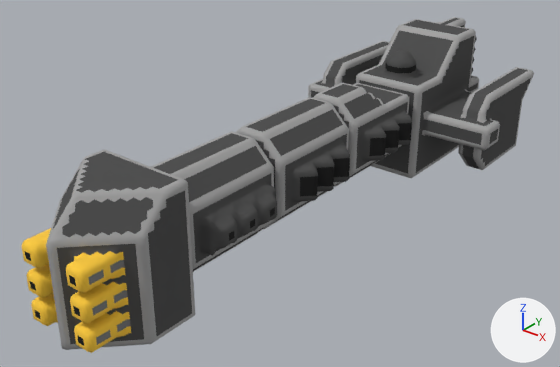
The OBJ model src/jsMain/resources/meshes/mechyrdia-5-tyla-class.obj, before and after one commit.
Both versions are drawn from a 50 mm camera at (65.6, -89.3, 59.3) aimed at (-2.1, -4.6, 6.8). Lighting does not change. The marker at lower right points along +X, +Y and +Z. Where no turn or scale is listed for an object, it has been applied to the vertices.

Objects in the first picture: 'mechyrdia-5-tyla-class'.
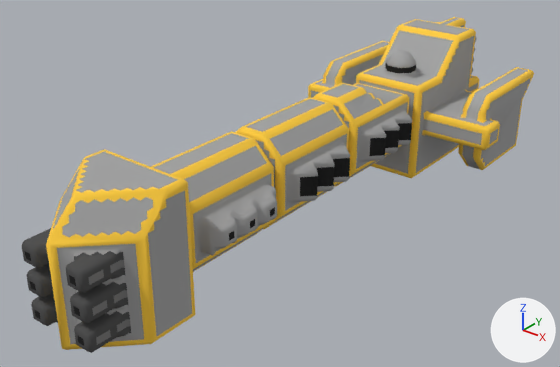
What differs and where, as boxes [x1, y1, x2, y2] in the pictures (560 x 367 px):
part 1 of me_mechyrdia_5_tyla_class, deleted
    before: [22, 17, 534, 352]
part 2 of me_mechyrdia_5_tyla_class, surface changed
    both: [22, 64, 495, 353]

Patch to the scene script:
```diff
--- a/src/jsMain/resources/meshes/mechyrdia-5-tyla-class.obj.py
+++ b/src/jsMain/resources/meshes/mechyrdia-5-tyla-class.obj.py
@@ me_mechyrdia_5_tyla_class @@
 # used by ob_mechyrdia_5_tyla_class; location = (0.0, 0.0, 0.0)
-me_mechyrdia_5_tyla_class.from_pydata(...)  # 14486 vertices, 28968 faces; spans x -18.5..18.5, y -48.0..48.0, z 0.0..23.0
+me_mechyrdia_5_tyla_class.from_pydata(...)  # 2666 vertices, 4912 faces; spans x -18.5..18.5, y -48.0..48.0, z 0.0..23.0
+# me_mechyrdia_5_tyla_class part 1: 11820 vertices removed from x -18.5..18.5, y -48.0..48.0, z 0.0..23.0
+# me_mechyrdia_5_tyla_class part 2: 1043 kept faces spanning x -18.5..18.5, y -48.0..48.0, z 0.0..23.0 get new texture (UV) coordinates
 me_mechyrdia_5_tyla_class.materials.append(mat_mechyrdia_5_tyla_class)
```
